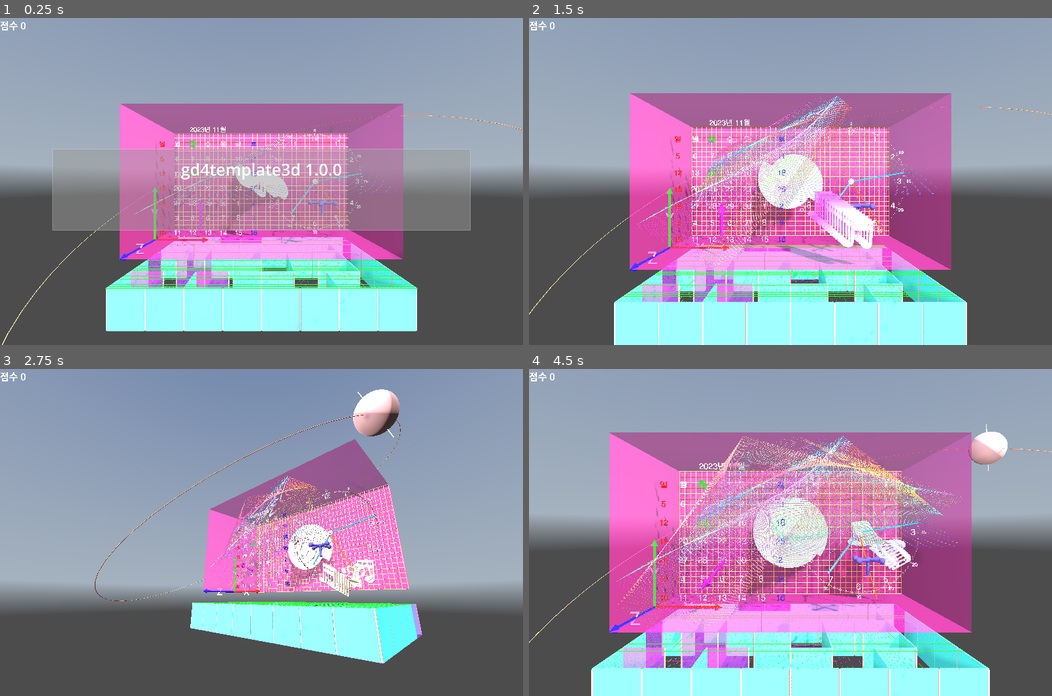
Above: before the commit, frames 1-4 (two rows, left to right).
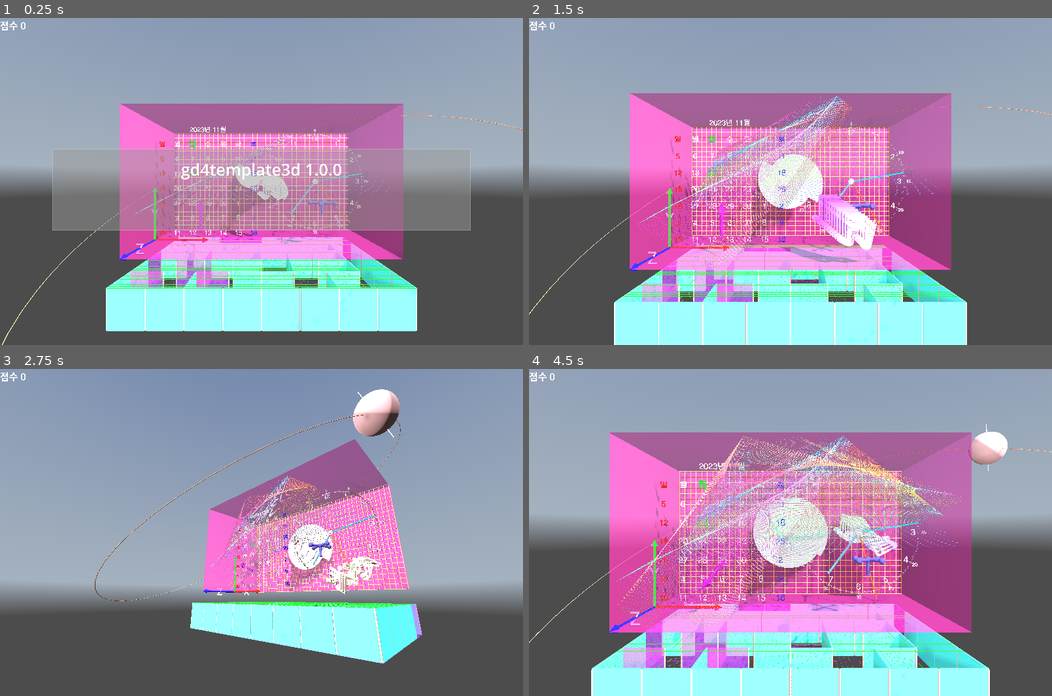
Above: after the commit, the same moments.

Repository: kasworld/gd4template3d
Game: Godot game, scene res://main.tscn
The game is run twice, just before and just after one commit, with the same random seed, the same clock (stepped at 60 frames per second) and the same inputs. A sky picture missing from this copy of the repository is replaced by a grey-blue gradient.
Inputs (mouse positions are in pixels of both pictures, inside the frame that each line leads up to):
- Up to frame 1 (0.25 s): no input
- Up to frame 2 (1.5 s): tap Enter at 0.5, 0.6 s; move the mouse to (905, 165) at 0.52 s; click (905, 165) at 0.67 s; move the mouse to (685, 197) at 1.27 s; tap Delete at 1.35 s; click (685, 197) at 1.42 s
- Up to frame 3 (2.75 s): move the mouse to (313, 460) at 2.02 s; tap Enter at 2.1 s; click (313, 460) at 2.17 s
- Up to frame 4 (4.5 s): move the mouse to (764, 597) at 2.77 s; tap Delete at 2.85, 4.35 s; click (764, 597) at 2.92 s; move the mouse to (947, 581) at 3.52 s; tap Enter at 3.6 s; click (947, 581) at 3.67 s; move the mouse to (633, 483) at 4.27 s; click (633, 483) at 4.42 s

The runs differ from the first frame. In frame 1, less than 0.1% of the frame differs, in the area x 42-54%, y 46-71%; in frame 2, 0.9%; in frame 3, 0.5%; in frame 4, 1.1%, in the area x 55-73%, y 44-71%.

Commit message:
firx MeshTrail text radius size

Diff:
--- a/main.gd
+++ b/main.gd
@@ -78,7 +78,7 @@
 	var bound_size = WorldSize # Vector3(WorldSize.x, WorldSize.y, 20)
 	b_box = AABB( Vector3(0,0,-WorldSize.z/2), bound_size)
 	var ball = preload("res://mesh_trail/mesh_trail.tscn").instantiate()
-	var radius = 0.5
+	var radius = 1.0
 	var count = randi_range(10,20)
 	var startpos = b_box.get_center()
 	match randi_range(0,3):
--- a/mesh_trail/mesh_trail.gd
+++ b/mesh_trail/mesh_trail.gd
@@ -174,6 +174,6 @@
 			mesh = TextMesh.new()
 			mesh.depth = r/4
 			mesh.pixel_size = r / 10
-			mesh.font_size = r*200
+			mesh.font_size = r*50
 			mesh.text = "%s" % mesh_type
 	return mesh
